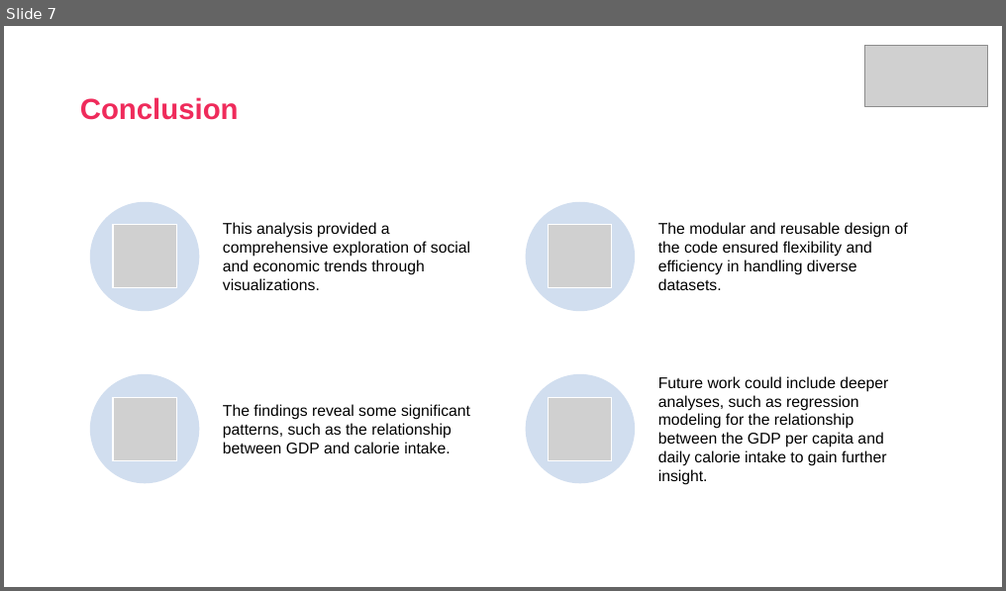
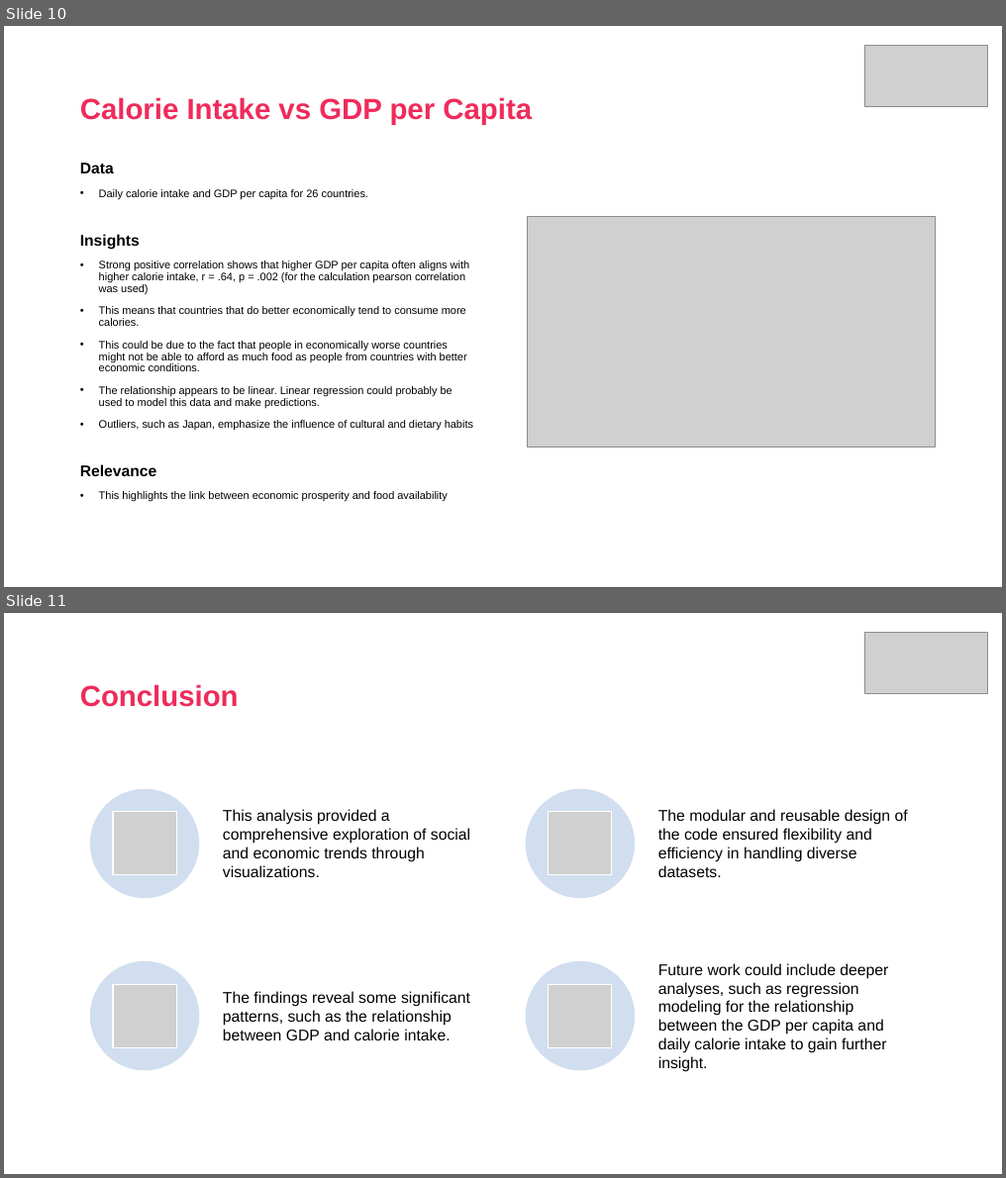
Before and after one commit to DanielSchipfer/assignment2, a slide deck: assignment2_presentation.pptx. Shown one above the other, each under a label of ours: slide 7 before the commit, slides 10 and 11 after it. The pictures are 1006x591 and 1006x1178 pixels, drawn with LibreOffice and Linux fonts; fonts in the diff are those of the drawing; grey boxes stand for pictures. Boxes give left, top, right and bottom in pixels: in the first picture for what was removed or moved away, otherwise in the second. Text is boxed around its words. In the diff, an @@ line names an element or a change of style, - is before the commit and + after.

```diff
--- a/assignment2_presentation.pptx
+++ b/assignment2_presentation.pptx
@@ slide 10 added at box(4, 26, 1002, 587), background #FFFFFF @@
@@ picture added at box(864, 45, 987, 106) @@
@@ title added at box(80, 97, 532, 125), 28 pt, text #EF2B5B, bold @@
+Calorie Intake vs GDP per Capita
@@ text added at box(80, 163, 473, 502), 10.5 pt, text #000000 @@
+Data
+• Daily calorie intake and GDP per capita for 26 countries.
+Insights
+• Strong positive correlation shows that higher GDP per capita often aligns with higher calorie intake, r = .64, p = .002 (for the calculation pearson correlation was used)
+• This means that countries that do better economically tend to consume more calories.
+• This could be due to the fact that people in economically worse countries might not be able to afford as much food as people from countries with better economic conditions.
+• The relationship appears to be linear. Linear regression could probably be used to model this data and make predictions.
+• Outliers, such as Japan, emphasize the influence of cultural and dietary habits
+Relevance
+• This highlights the link between economic prosperity and food availability
@@ picture added at box(528, 216, 936, 448) @@
@@ what was slide 7 is now slide 11 @@
```
Also in this commit, not shown: 1 slide changed, 5 other slides added, 2 slides removed.
